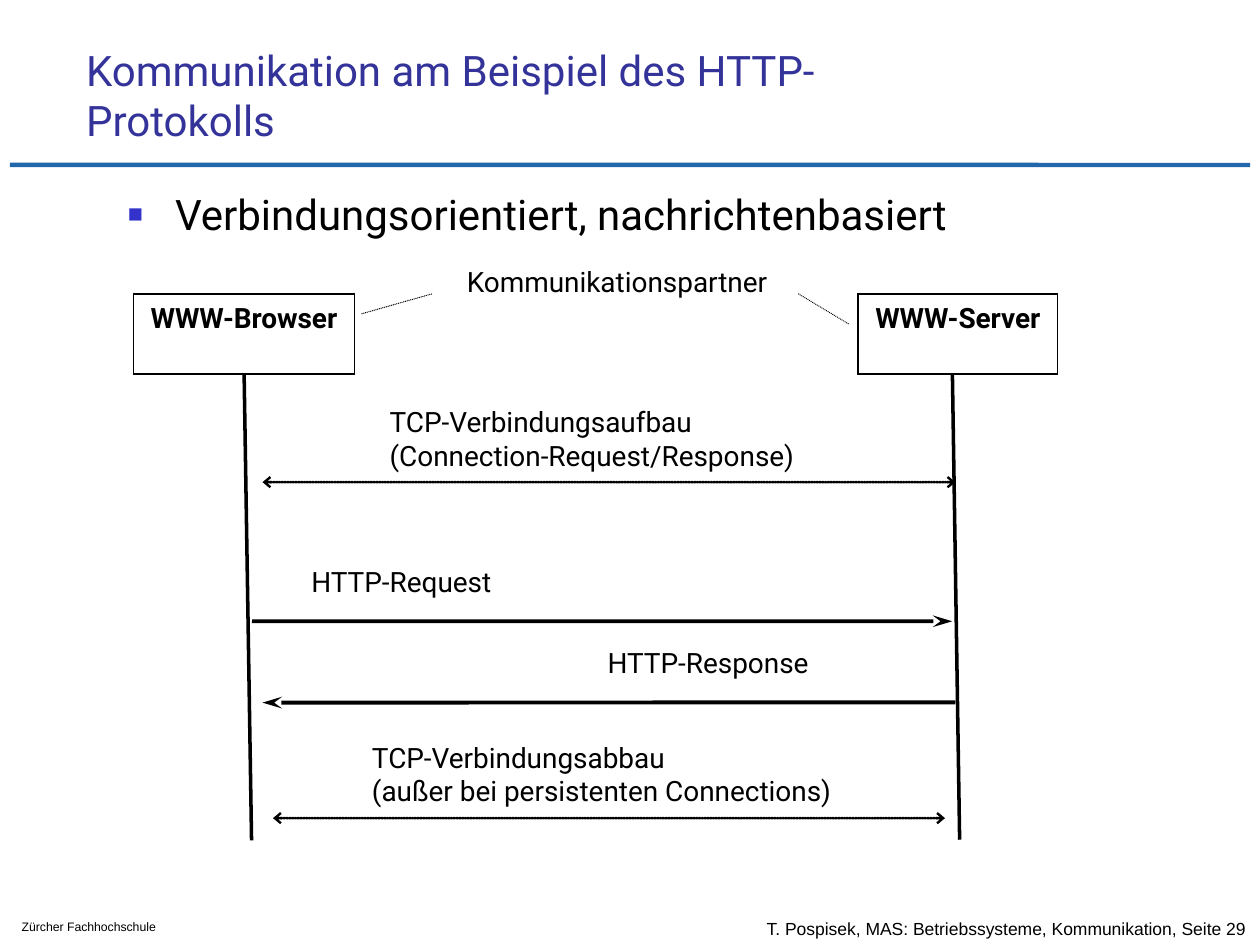
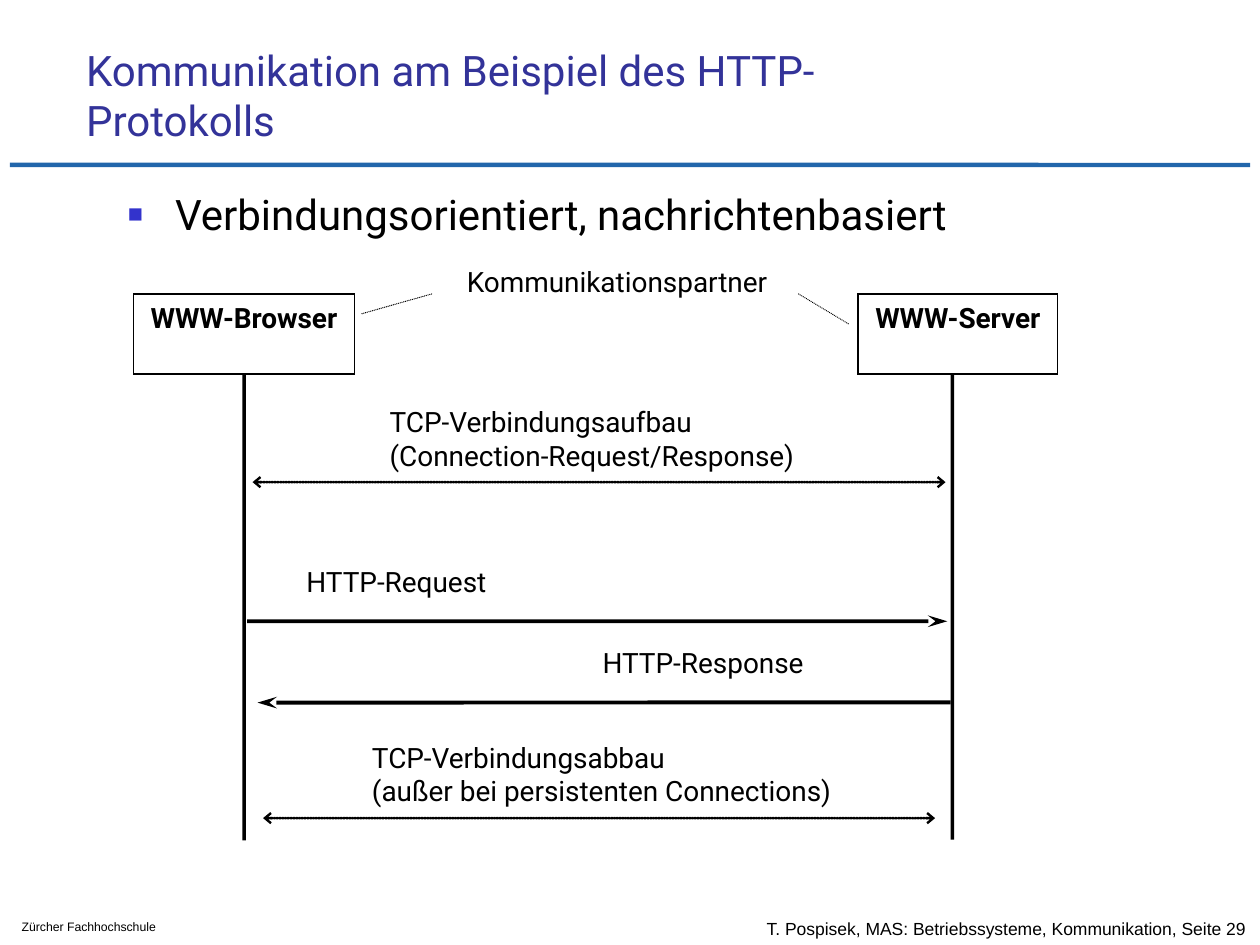
Before and after one commit to tpo/betriebssysteme, a slide deck: slide 29 of 09_Kommunikation_von_Prozessen_und_Threads.odp. Drawn at 1260x945 pixels with LibreOffice and Linux fonts; fonts in the diff are those of the drawing; background and template pictures are left out. Boxes give left, top, right and bottom in pixels: in the first picture for what was removed or moved away, otherwise in the second. Text is boxed around its words. In the diff, an @@ line names an element or a change of style, - is before the commit and + after.

Commit message:
Layout

```diff
--- a/09_Kommunikation_von_Prozessen_und_Threads.odp
+++ b/09_Kommunikation_von_Prozessen_und_Threads.odp
@@ line moved from (244, 374) - (252, 840) to (244, 374) - (244, 840) @@
@@ line moved from (953, 373) - (960, 839) to (953, 373) - (953, 839) @@
@@ double arrow moved from (262, 483) - (955, 483) to (252, 483) - (945, 483) @@
@@ 2 texts, 2 arrows: place and size @@
-2 texts, 2 arrows at (252,572,955,703)
+2 texts, 2 arrows at (247,572,950,703)
@@ double arrow moved from (273, 818) - (945, 818) to (263, 818) - (935, 818) @@
```
